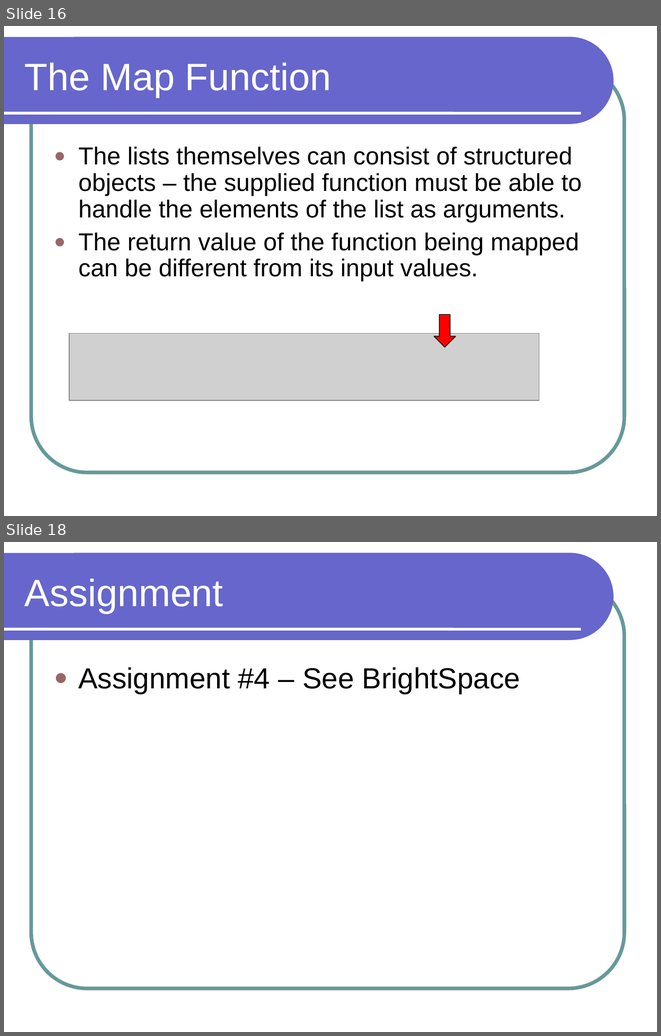
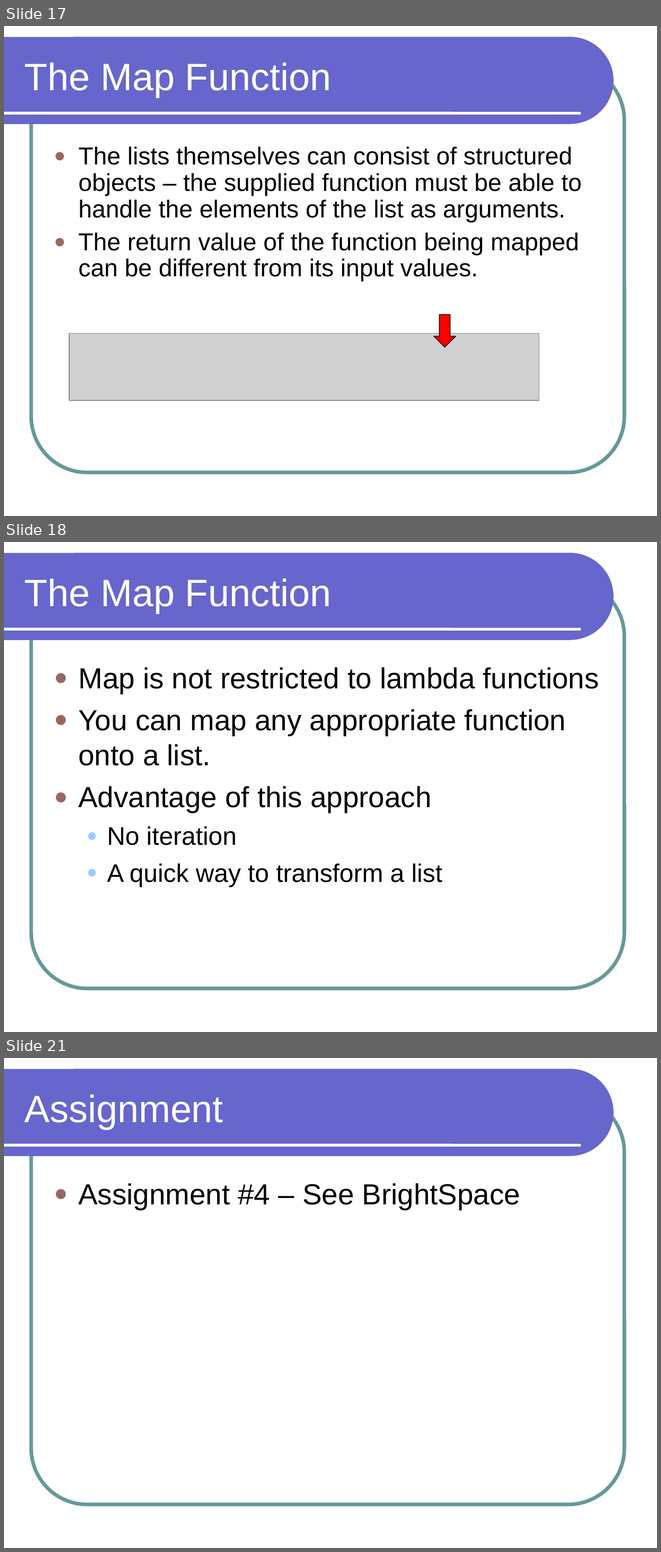
Before and after one commit to lutzhamel/CSC301, a slide deck: notes/csc301-ln014.ppt. Shown one above the other, each under a label of ours: slides 16 and 18 before the commit, slides 17, 18 and 21 after it; the slides between them are not shown. The pictures are 661x1036 and 661x1552 pixels, drawn with LibreOffice and Linux fonts; fonts in the diff are those of the drawing; grey boxes stand for pictures. Boxes give left, top, right and bottom in pixels: in the first picture for what was removed or moved away, otherwise in the second. Text is boxed around its words. In the diff, an @@ line names an element or a change of style, - is before the commit and + after.

```diff
--- a/notes/csc301-ln014.ppt
+++ b/notes/csc301-ln014.ppt
@@ slide 18 added at (x1=4, y1=542, x2=657, y2=1032), background #FFFFFF; not listed: 3 template elements that a slide beside it also shows @@
@@ title added at (x1=25, y1=579, x2=332, y2=613), 42 pt, text #FFFFFF @@
+The Map Function
@@ text added at (x1=78, y1=667, x2=599, y2=886), 32 pt, text #000000 @@
+● Map is not restricted to lambda functions
+● You can map any appropriate function onto a list.
+● Advantage of this approach
+  ● No iteration
+  ● A quick way to transform a list
@@ what was slide 16 is now slide 17 @@
@@ what was slide 18 is now slide 21 @@
```
Also in this commit, not shown: 1 slide changed, 2 other slides added, 5 other files.
